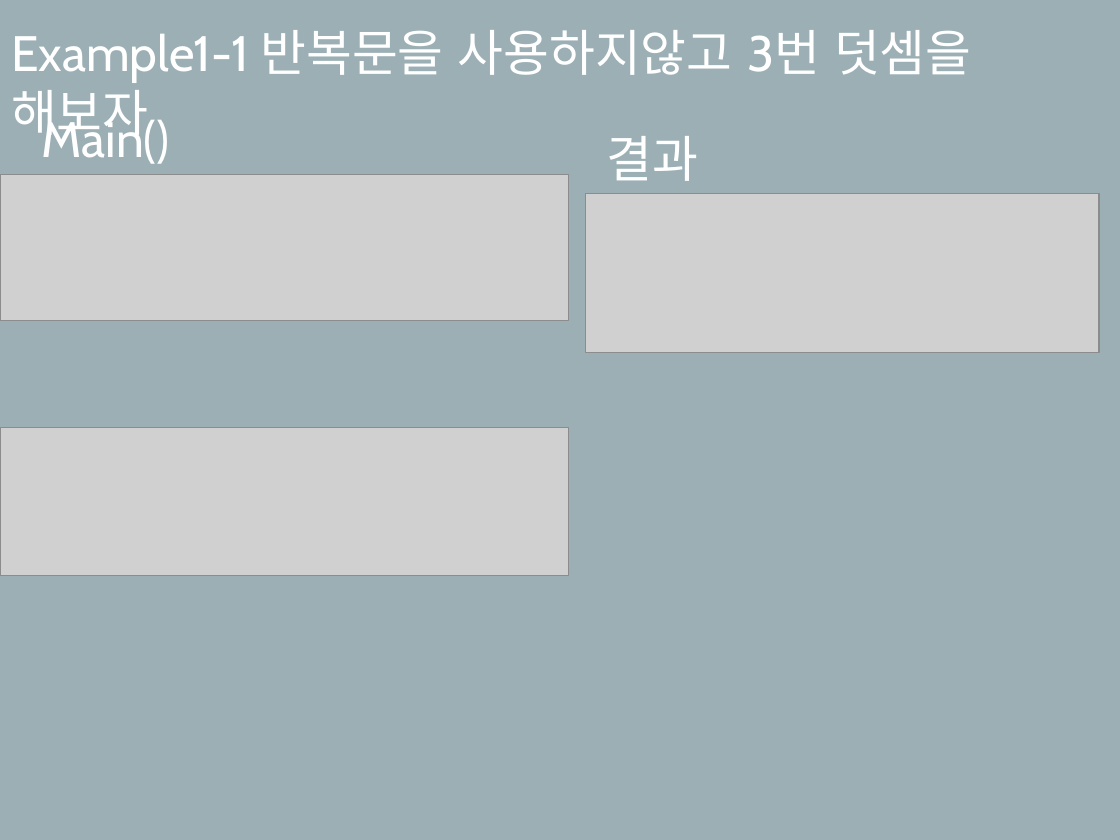
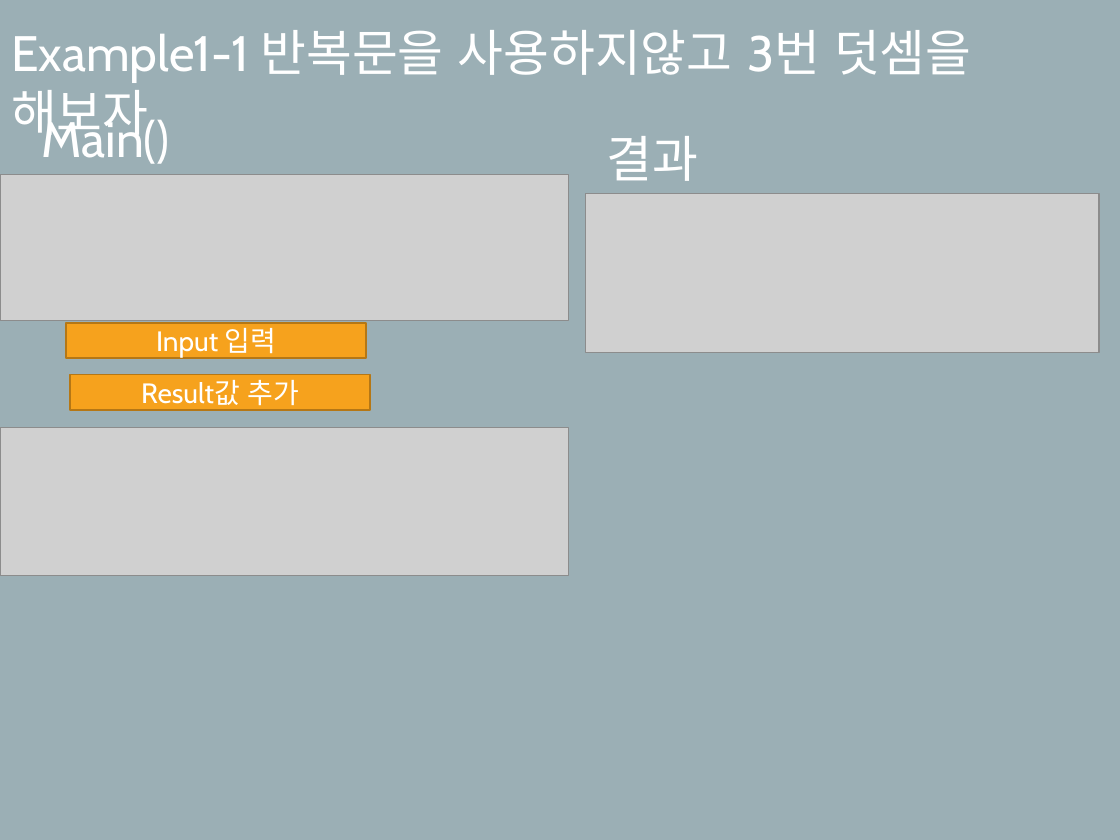
Before and after one commit to SekyuShin/Mentoring, a slide deck: slide 1 of 2019_Mentoring/5_weeks/멘토링_5주차.pptx. Drawn at 1120x840 pixels with LibreOffice and Linux fonts; fonts in the diff are those of the drawing; grey boxes stand for pictures. Boxes give left, top, right and bottom in pixels: in the first picture for what was removed or moved away, otherwise in the second. Text is boxed around its words. In the diff, an @@ line names an element or a change of style, - is before the commit and + after.

```diff
--- a/2019_Mentoring/5_weeks/멘토링_5주차.pptx
+++ b/2019_Mentoring/5_weeks/멘토링_5주차.pptx
@@ rectangle added at [66, 323, 366, 357], fill #F6A21D, outline #B67815 1 pt, 18 pt, text #FFFFFF @@
+Input 입력
@@ rectangle added at [71, 375, 371, 410], fill #F6A21D, outline #B67815 1 pt, 18 pt, text #FFFFFF @@
+Result값 추가
```
Also in this commit, not shown: 4 other slides changed.
